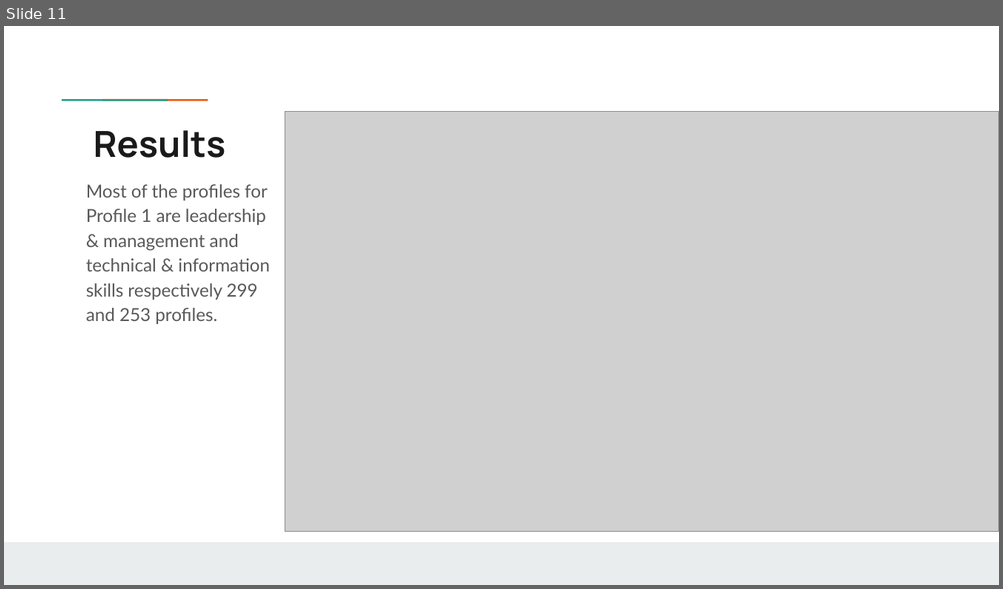
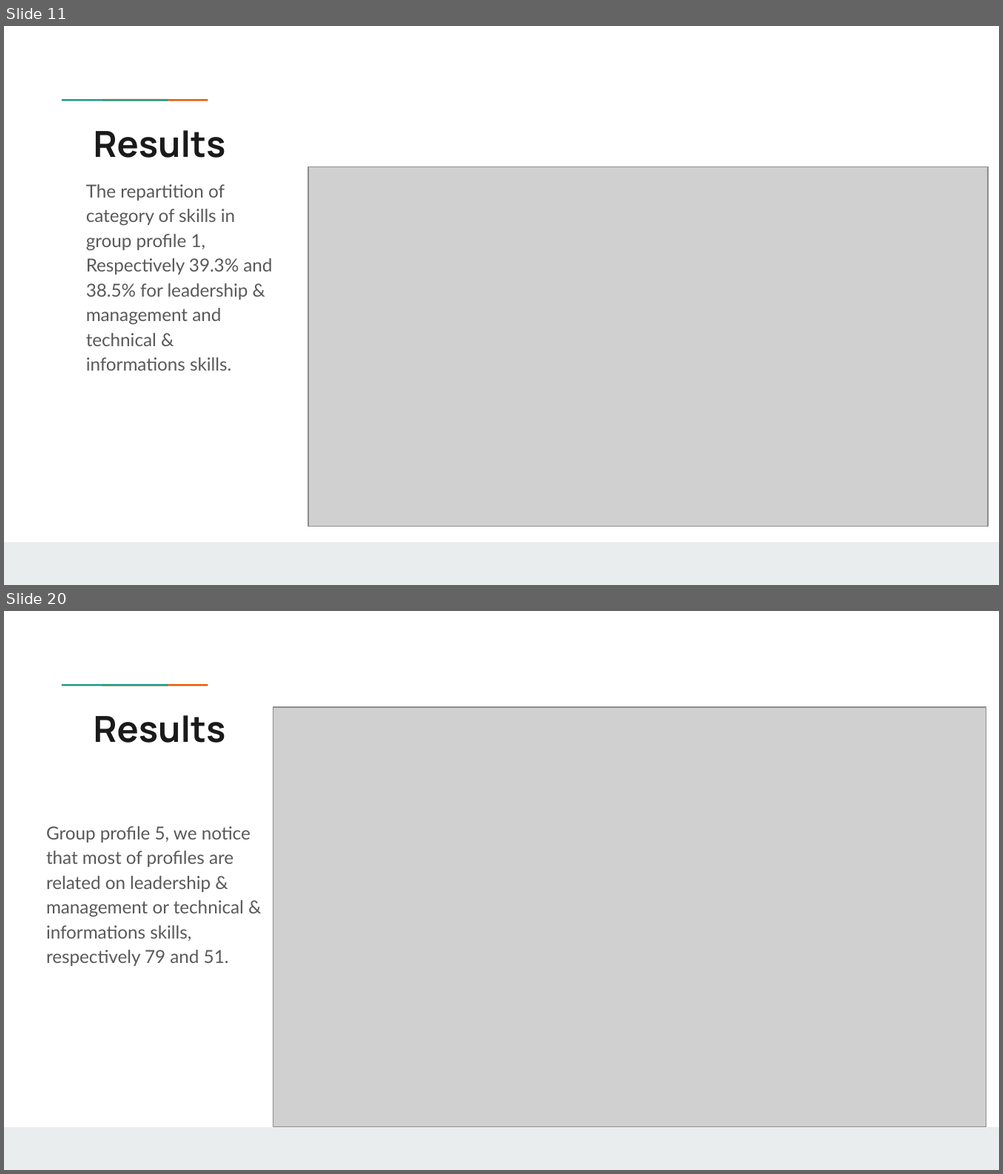
Before and after one commit to B1o0b1/Ayiti_analytics_capstone_project, a slide deck: Capstone_Project_Jean_Franco_Chosson.pptx. Shown one above the other, each under a label of ours: slide 11 before the commit, slides 11 and 20 after it; the slides between them are not shown. The pictures are 1003x589 and 1003x1174 pixels, drawn with LibreOffice and Linux fonts; fonts in the diff are those of the drawing; grey boxes stand for pictures; background and template pictures are left out. Boxes give left, top, right and bottom in pixels: in the first picture for what was removed or moved away, otherwise in the second. Text is boxed around its words. In the diff, an @@ line names an element or a change of style, - is before the commit and + after.

```diff
--- a/Capstone_Project_Jean_Franco_Chosson.pptx
+++ b/Capstone_Project_Jean_Franco_Chosson.pptx
@@ slide 20 added at <box>4,611,999,1170</box>, background #FFFFFF; not listed: 3 template elements that a slide beside it also shows @@
@@ title added at <box>94,715,226,743</box>, 26 pt, text #1A1A1A, bold @@
+Results
@@ picture added at <box>273,707,986,1128</box> @@
@@ text added at <box>46,826,250,966</box>, 13 pt, text #595959 @@
+Group profile 5, we notice that most of profiles are related on leadership & management or technical & informations skills, respectively 79 and 51.
@@ slide 11 changed as well @@
@@ picture: place and size @@
-picture at <box>284,112,999,532</box>
+picture at <box>308,167,987,527</box>
@@ text at <box>86,184,272,371</box>: text changed @@
-Most of the profiles for Profile 1 are leadership & management and technical & information skills respectively 299 and 253 profiles.
+The repartition of category of skills in group profile 1,
+Respectively 39.3% and 38.5% for leadership & management and technical & informations skills.
```
Also in this commit, not shown: 9 other slides changed, 13 other slides added, 9 slides removed, 1 other file.
